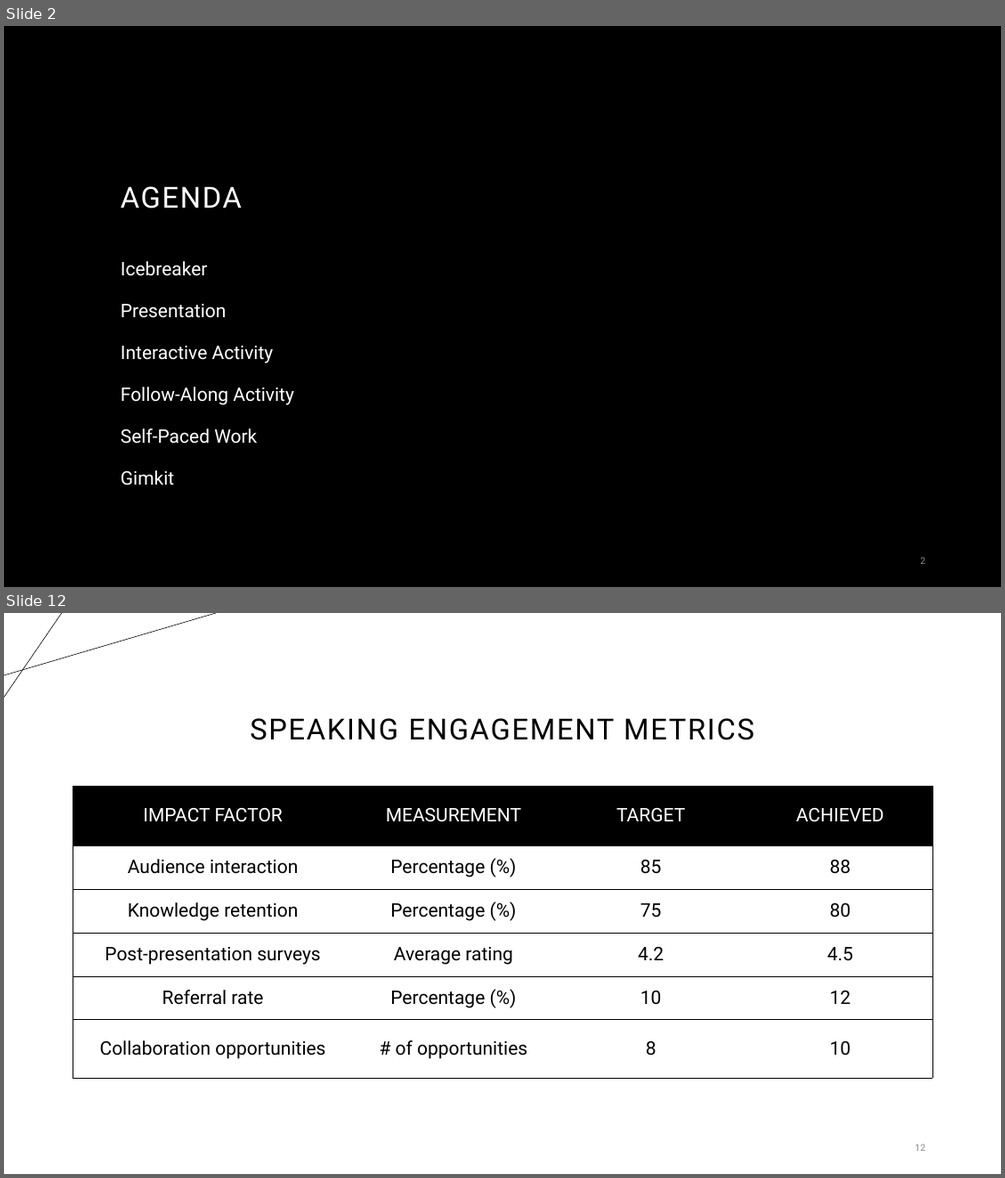
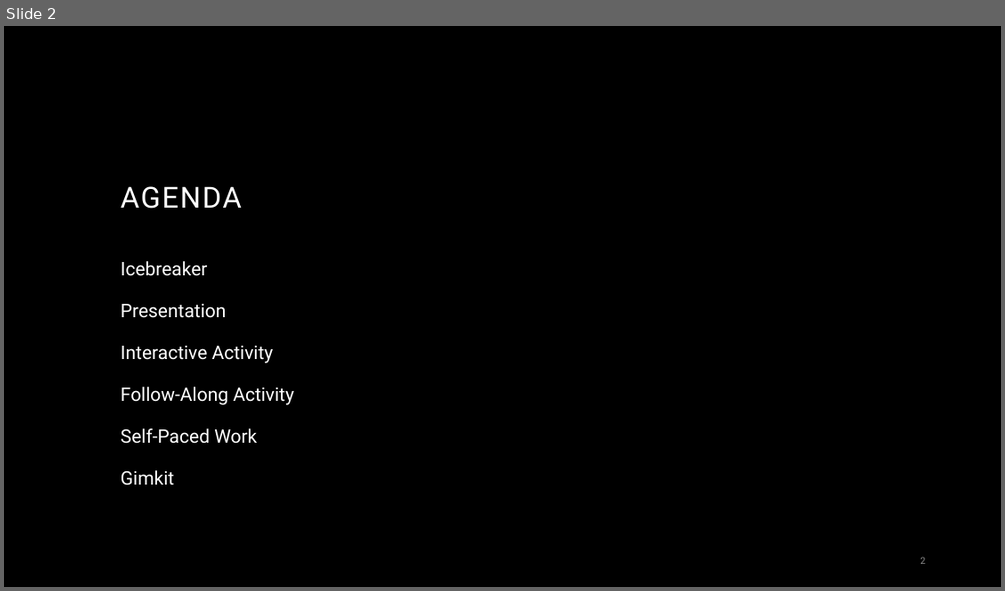
Before and after one commit to hytechcamps/databases, a slide deck: Databases.pptx. Shown one above the other, each under a label of ours: slides 2 and 12 before the commit, slide 2 after it; the slides between them are not shown. The pictures are 1005x1178 and 1005x591 pixels, drawn with LibreOffice and Linux fonts; fonts in the diff are those of the drawing; background and template pictures are left out. Boxes give left, top, right and bottom in pixels: in the first picture for what was removed or moved away, otherwise in the second. Text is boxed around its words. In the diff, an @@ line names an element or a change of style, - is before the commit and + after.

```diff
--- a/Databases.pptx
+++ b/Databases.pptx
@@ slide 12 removed at box(4, 613, 1001, 1174), background #FFFFFF @@
@@ line removed from (4, 675) to (216, 613) @@
@@ line removed from (62, 613) to (4, 697) @@
@@ title removed at box(250, 718, 754, 740) @@
-SPEAKING ENGAGEMENT METRICS
@@ table removed at box(73, 786, 933, 1078), 6 rows, 4 columns @@
-IMPACT FACTOR | MEASUREMENT | TARGET | ACHIEVED
-Audience interaction | Percentage (%) | 85 | 88
-Knowledge retention | Percentage (%) | 75 | 80
-Post-presentation surveys | Average rating | 4.2 | 4.5
-Referral rate | Percentage (%) | 10 | 12
-Collaboration opportunities | # of opportunities | 8 | 10
@@ page number removed at box(914, 1143, 925, 1151) @@
-12
```
Also in this commit, not shown: 2 slides changed, 10 slides added, 8 other slides removed, 33 other files.
